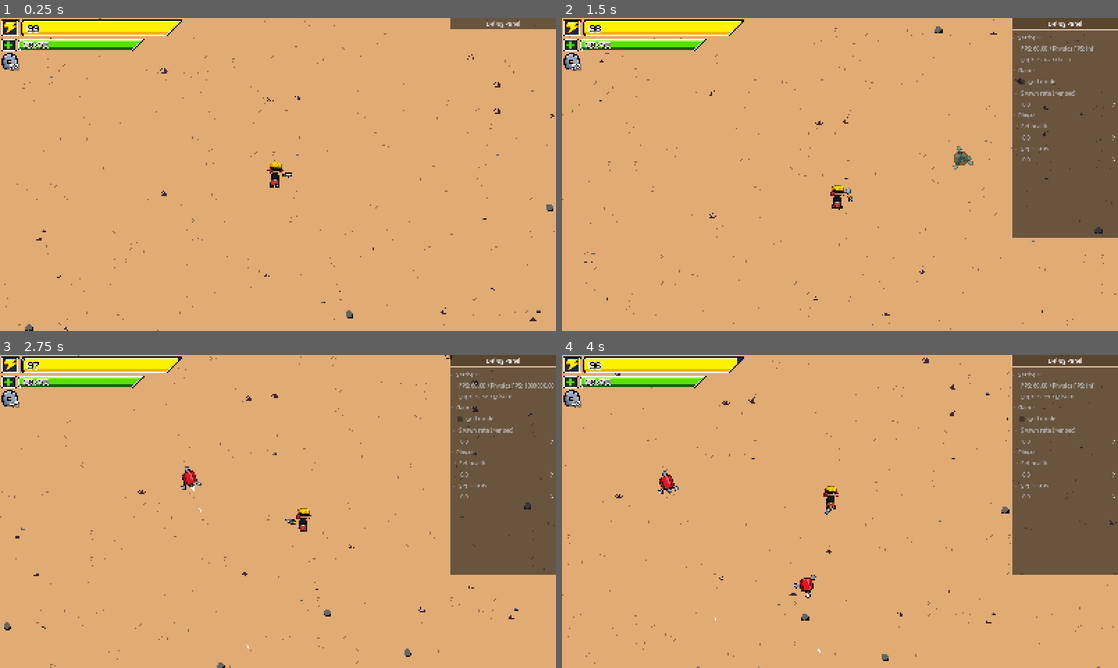
Above: before the commit, frames 1-4 (two rows, left to right).
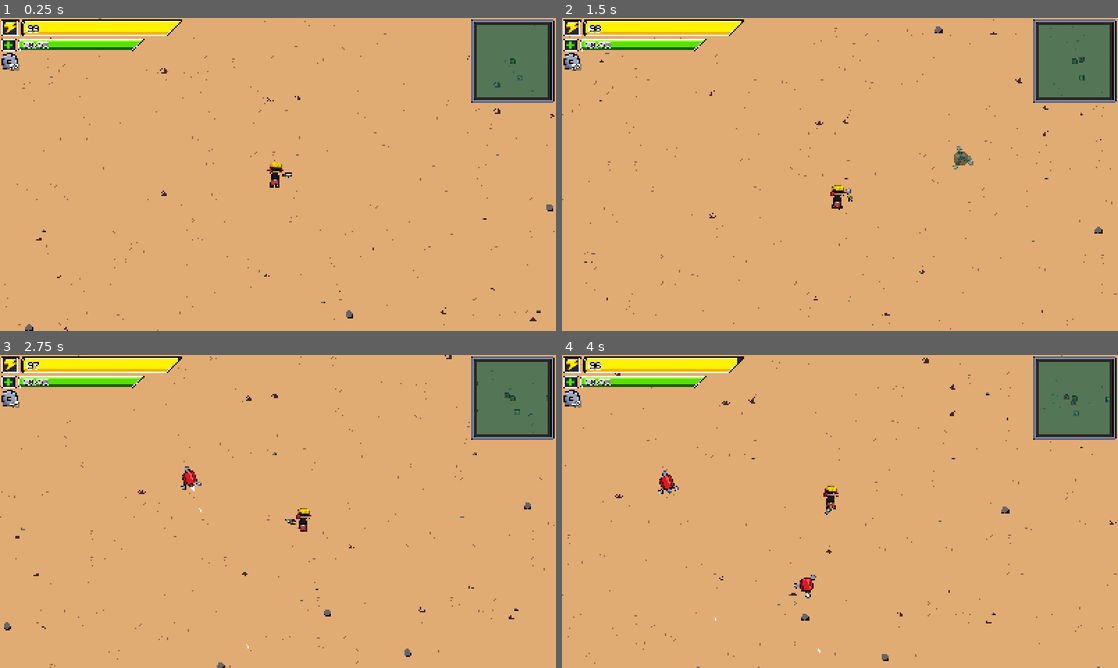
Above: after the commit, the same moments.

Repository: Crash-Out-Engine/NUS-Orbital-2025
Game: Godot game, scene res://scenes/game.tscn
The game is run twice, just before and just after one commit, with the same random seed, the same clock (stepped at 60 frames per second) and the same inputs.
Inputs (mouse positions are in pixels of both pictures, inside the frame that each line leads up to):
- Up to frame 1 (0.25 s): no input
- Up to frame 2 (1.5 s): click (1062, 24) at 0.5 s, where only the run before the commit has a clickable "Debug Panel"; move the mouse to (962, 158) at 1.27 s; hold D (right) from 1.28 s (still down); hold Shift (add turret) from 1.28 s (still down)
- Up to frame 3 (2.75 s): move the mouse to (166, 527) at 2.02 s; release D (right) at 2.03 s; release Shift (add turret) at 2.03 s; hold S (down) from 2.03 s (still down); right-click (166, 527) at 2.1 s
- Up to frame 4 (4 s): move the mouse to (895, 442) at 2.77 s; release S (down) at 2.78 s; hold D (right) 2.78-3.53 s; click (895, 442) at 2.85 s; move the mouse to (812, 574) at 3.52 s; hold W (up) from 3.53 s (still down); tap Shift (add turret) at 3.6 s

The runs differ from the first frame. In frame 1, 4.2% of the frame differs, in the area x 0-100%, y 0-28%; in frame 2, 13%; in frame 3, 13%; in frame 4, 13%, in the area x 0-100%, y 0-71%.

Commit message:
feat: implement map UI
- map now shows the player, nearby faults and player-built sentry guns
- fix fault animations

Diff:
--- a/scenes/game.tscn
+++ b/scenes/game.tscn
@@ -8,17 +8,19 @@
 [ext_resource type="Script" uid="uid://bcocptbr3821k" path="res://scripts/game_scene/ui/pause_menu.gd" id="5_p57ef"]
 [ext_resource type="Script" uid="uid://brohp3alww54k" path="res://scripts/game_scene/ui/ui.gd" id="5_u5sy4"]
 [ext_resource type="Texture2D" uid="uid://b2lu3murg2aic" path="res://assets/sprites/ui_spritesheet_v2.png" id="6_1kice"]
-[ext_resource type="Script" uid="uid://ysb1rej05rno" path="res://scripts/game_scene/ui/hud.gd" id="6_rysoc"]
+[ext_resource type="Script" uid="uid://ysb1rej05rno" path="res://scripts/game_scene/ui/hud_bars.gd" id="6_rysoc"]
 [ext_resource type="Script" uid="uid://cyt60aunvq71y" path="res://scripts/game_scene/ui/inventory.gd" id="8_kvpfn"]
 [ext_resource type="FontFile" uid="uid://cj53anigafm5t" path="res://assets/fonts/VCR_OSD_MONO_1.001.ttf" id="9_kvuet"]
 [ext_resource type="Script" uid="uid://6avt386x6skk" path="res://scripts/game_scene/chunk_tile_map.gd" id="9_vtaks"]
+[ext_resource type="Script" uid="uid://kvm0revtye6k" path="res://scripts/game_scene/ui/hud_map.gd" id="10_5newe"]
 [ext_resource type="Script" uid="uid://dlfl58jvcogf5" path="res://scripts/game_scene/chunk_debug.gd" id="10_vtaks"]
+[ext_resource type="Texture2D" uid="uid://mk53qh8h10ke" path="res://assets/sprites/map_icons_spritesheet.png" id="11_37s47"]
 [ext_resource type="AudioStream" uid="uid://d0bs4frau5lf8" path="res://assets/audio/sound_effects/pause_sound.wav" id="11_ca42v"]
 [ext_resource type="Theme" uid="uid://c8t8fqq1p8n4l" path="res://resources/custom_ui.tres" id="12_ssvqc"]
 [ext_resource type="Theme" uid="uid://d0hhc2538lbdn" path="res://resources/debug_ui.tres" id="14_264po"]
 [ext_resource type="Script" uid="uid://b5ihjg2jg7kkh" path="res://scripts/game_scene/ui/debug/debug_panel.gd" id="15_264po"]
 [ext_resource type="AudioStream" uid="uid://c3lyo02lbnyxw" path="res://assets/audio/songs/8_bit_mimic.wav" id="15_ir15t"]
-[ext_resource type="Script" path="res://scripts/game_scene/ui/debug/tree.gd" id="16_1kice"]
+[ext_resource type="Script" uid="uid://cse3mqdmlr8dq" path="res://scripts/game_scene/ui/debug/tree.gd" id="16_1kice"]
 [ext_resource type="Texture2D" uid="uid://ccfwh73q4xx04" path="res://assets/tilesheets/tilemap.png" id="16_264po"]
 
 [sub_resource type="Environment" id="Environment_yqjtg"]
@@ -100,6 +102,16 @@
 shadow_size = 4
 shadow_color = Color(0, 0, 0, 0.74902)
 shadow_offset = Vector2(2, 2)
+
+[sub_resource type="StyleBoxTexture" id="StyleBoxTexture_wljb1"]
+
+[sub_resource type="StyleBoxTexture" id="StyleBoxTexture_1kice"]
+texture = ExtResource("6_1kice")
+texture_margin_left = 32.0
+texture_margin_top = 32.0
+texture_margin_right = 32.0
+texture_margin_bottom = 32.0
+region_rect = Rect2(1798, 4, 106, 106)
 
 [sub_resource type="TileSetAtlasSource" id="TileSetAtlasSource_kvpfn"]
 texture = ExtResource("16_264po")
@@ -196,7 +208,7 @@
 process_mode = 3
 script = ExtResource("5_u5sy4")
 
-[node name="HUD" type="Control" parent="UI" node_paths=PackedStringArray("player", "game")]
+[node name="HUDBars" type="Control" parent="UI" node_paths=PackedStringArray("player", "game")]
 process_mode = 1
 custom_minimum_size = Vector2(1152, 648)
 layout_mode = 3
@@ -207,29 +219,29 @@
 player = NodePath("../../EntityContainer/Player")
 game = NodePath("../..")
 
-[node name="VBoxContainer" type="VBoxContainer" parent="UI/HUD"]
+[node name="VBoxContainer" type="VBoxContainer" parent="UI/HUDBars"]
 layout_mode = 0
 offset_left = 4.0
 offset_top = 4.0
 offset_right = 44.0
 offset_bottom = 44.0
 
-[node name="PowerBar" type="HBoxContainer" parent="UI/HUD/VBoxContainer"]
+[node name="PowerBar" type="HBoxContainer" parent="UI/HUDBars/VBoxContainer"]
 layout_mode = 2
 size_flags_horizontal = 0
 
-[node name="Icon" type="TextureRect" parent="UI/HUD/VBoxContainer/PowerBar"]
+[node name="Icon" type="TextureRect" parent="UI/HUDBars/VBoxContainer/PowerBar"]
 layout_mode = 2
 texture = SubResource("AtlasTexture_1kice")
 
-[node name="TextureProgressBar" type="TextureProgressBar" parent="UI/HUD/VBoxContainer/PowerBar"]
+[node name="TextureProgressBar" type="TextureProgressBar" parent="UI/HUDBars/VBoxContainer/PowerBar"]
 layout_mode = 2
 value = 100.0
 texture_under = SubResource("AtlasTexture_37s47")
 texture_over = SubResource("AtlasTexture_bt5mj")
 texture_progress = SubResource("AtlasTexture_e1j6l")
 
-[node name="MarginContainer" type="MarginContainer" parent="UI/HUD/VBoxContainer/PowerBar/TextureProgressBar"]
+[node name="MarginContainer" type="MarginContainer" parent="UI/HUDBars/VBoxContainer/PowerBar/TextureProgressBar"]
 layout_mode = 1
 anchors_preset = 15
 anchor_right = 1.0
@@ -239,118 +251,118 @@
 theme_override_constants/margin_left = 16
 theme_override_constants/margin_right = 56
 
-[node name="Label" type="Label" parent="UI/HUD/VBoxContainer/PowerBar/TextureProgressBar/MarginContainer"]
+[node name="Label" type="Label" parent="UI/HUDBars/VBoxContainer/PowerBar/TextureProgressBar/MarginContainer"]
 layout_mode = 2
 text = "100"
 label_settings = SubResource("LabelSettings_5newe")
 vertical_alignment = 1
 
-[node name="1Bar" type="Control" parent="UI/HUD/VBoxContainer/PowerBar"]
+[node name="1Bar" type="Control" parent="UI/HUDBars/VBoxContainer/PowerBar"]
 custom_minimum_size = Vector2(81, 0)
 layout_mode = 2
 
-[node name="On" type="TextureRect" parent="UI/HUD/VBoxContainer/PowerBar/1Bar"]
+[node name="On" type="TextureRect" parent="UI/HUDBars/VBoxContainer/PowerBar/1Bar"]
 layout_mode = 0
 offset_left = -36.0
 offset_right = 81.0
 offset_bottom = 50.0
 texture = SubResource("AtlasTexture_5newe")
 
-[node name="Off" type="TextureRect" parent="UI/HUD/VBoxContainer/PowerBar/1Bar"]
+[node name="Off" type="TextureRect" parent="UI/HUDBars/VBoxContainer/PowerBar/1Bar"]
 layout_mode = 0
 offset_left = -36.0
 offset_right = 82.0
 offset_bottom = 50.0
 texture = SubResource("AtlasTexture_pl11u")
 
-[node name="2Bar" type="Control" parent="UI/HUD/VBoxContainer/PowerBar"]
+[node name="2Bar" type="Control" parent="UI/HUDBars/VBoxContainer/PowerBar"]
 custom_minimum_size = Vector2(81, 0)
 layout_mode = 2
 
-[node name="On" type="TextureRect" parent="UI/HUD/VBoxContainer/PowerBar/2Bar"]
+[node name="On" type="TextureRect" parent="UI/HUDBars/VBoxContainer/PowerBar/2Bar"]
 layout_mode = 0
 offset_left = -36.0
 offset_right = 81.0
 offset_bottom = 50.0
 texture = SubResource("AtlasTexture_5newe")
 
-[node name="Off" type="TextureRect" parent="UI/HUD/VBoxContainer/PowerBar/2Bar"]
+[node name="Off" type="TextureRect" parent="UI/HUDBars/VBoxContainer/PowerBar/2Bar"]
 layout_mode = 0
 offset_left = -36.0
 offset_right = 82.0
 offset_bottom = 50.0
 texture = SubResource("AtlasTexture_pl11u")
 
-[node name="4Bar" type="Control" parent="UI/HUD/VBoxContainer/PowerBar"]
+[node name="4Bar" type="Control" parent="UI/HUDBars/VBoxContainer/PowerBar"]
 custom_minimum_size = Vector2(81, 0)
 layout_mode = 2
 
-[node name="On" type="TextureRect" parent="UI/HUD/VBoxContainer/PowerBar/4Bar"]
+[node name="On" type="TextureRect" parent="UI/HUDBars/VBoxContainer/PowerBar/4Bar"]
 layout_mode = 0
 offset_left = -36.0
 offset_right = 81.0
 offset_bottom = 50.0
 texture = SubResource("AtlasTexture_5newe")
 
-[node name="Off" type="TextureRect" parent="UI/HUD/VBoxContainer/PowerBar/4Bar"]
+[node name="Off" type="TextureRect" parent="UI/HUDBars/VBoxContainer/PowerBar/4Bar"]
 layout_mode = 0
 offset_left = -36.0
 offset_right = 82.0
 offset_bottom = 50.0
 texture = SubResource("AtlasTexture_pl11u")
 
-[node name="8Bar" type="Control" parent="UI/HUD/VBoxContainer/PowerBar"]
+[node name="8Bar" type="Control" parent="UI/HUDBars/VBoxContainer/PowerBar"]
 custom_minimum_size = Vector2(81, 0)
 layout_mode = 2
 
-[node name="On" type="TextureRect" parent="UI/HUD/VBoxContainer/PowerBar/8Bar"]
+[node name="On" type="TextureRect" parent="UI/HUDBars/VBoxContainer/PowerBar/8Bar"]
 layout_mode = 0
 offset_left = -36.0
 offset_right = 81.0
 offset_bottom = 50.0
 texture = SubResource("AtlasTexture_5newe")
 
-[node name="Off" type="TextureRect" parent="UI/HUD/VBoxContainer/PowerBar/8Bar"]
+[node name="Off" type="TextureRect" parent="UI/HUDBars/VBoxContainer/PowerBar/8Bar"]
 layout_mode = 0
 offset_left = -36.0
 offset_right = 82.0
 offset_bottom = 50.0
 texture = SubResource("AtlasTexture_pl11u")
 
-[node name="16Bar" type="Control" parent="UI/HUD/VBoxContainer/PowerBar"]
+[node name="16Bar" type="Control" parent="UI/HUDBars/VBoxContainer/PowerBar"]
 custom_minimum_size = Vector2(81, 0)
 layout_mode = 2
 
-[node name="On" type="TextureRect" parent="UI/HUD/VBoxContainer/PowerBar/16Bar"]
+[node name="On" type="TextureRect" parent="UI/HUDBars/VBoxContainer/PowerBar/16Bar"]
 layout_mode = 0
 offset_left = -36.0
 offset_right = 81.0
 offset_bottom = 50.0
 texture = SubResource("AtlasTexture_5newe")
 
-[node name="Off" type="TextureRect" parent="UI/HUD/VBoxContainer/PowerBar/16Bar"]
+[node name="Off" type="TextureRect" parent="UI/HUDBars/VBoxContainer/PowerBar/16Bar"]
 layout_mode = 0
 offset_left = -36.0
 offset_right = 82.0
 offset_bottom = 50.0
 texture = SubResource("AtlasTexture_pl11u")
 
-[node name="HealthBar" type="HBoxContainer" parent="UI/HUD/VBoxContainer"]
+[node name="HealthBar" type="HBoxContainer" parent="UI/HUDBars/VBoxContainer"]
 layout_mode = 2
 size_flags_horizontal = 0
 
-[node name="Icon" type="TextureRect" parent="UI/HUD/VBoxContainer/HealthBar"]
+[node name="Icon" type="TextureRect" parent="UI/HUDBars/VBoxContainer/HealthBar"]
 layout_mode = 2
 texture = SubResource("AtlasTexture_bhx41")
 
-[node name="TextureProgressBar" type="TextureProgressBar" parent="UI/HUD/VBoxContainer/HealthBar"]
+[node name="TextureProgressBar" type="TextureProgressBar" parent="UI/HUDBars/VBoxContainer/HealthBar"]
 layout_mode = 2
 value = 100.0
 texture_under = SubResource("AtlasTexture_qnb83")
 texture_over = SubResource("AtlasTexture_sww3w")
 texture_progress = SubResource("AtlasTexture_suyxu")
 
-[node name="MarginContainer" type="MarginContainer" parent="UI/HUD/VBoxContainer/HealthBar/TextureProgressBar"]
+[node name="MarginContainer" type="MarginContainer" parent="UI/HUDBars/VBoxContainer/HealthBar/TextureProgressBar"]
 layout_mode = 1
 anchors_preset = 15
 anchor_right = 1.0
@@ -360,22 +372,22 @@
 theme_override_constants/margin_left = 16
 theme_override_constants/margin_right = 56
 
-[node name="Label" type="Label" parent="UI/HUD/VBoxContainer/HealthBar/TextureProgressBar/MarginContainer"]
+[node name="Label" type="Label" parent="UI/HUDBars/VBoxContainer/HealthBar/TextureProgressBar/MarginContainer"]
 layout_mode = 2
 text = "50/50"
 label_settings = SubResource("LabelSettings_37s47")
 vertical_alignment = 1
 
-[node name="ScrapCounter" type="MarginContainer" parent="UI/HUD/VBoxContainer"]
+[node name="ScrapCounter" type="MarginContainer" parent="UI/HUDBars/VBoxContainer"]
 custom_minimum_size = Vector2(48, 48)
 layout_mode = 2
 size_flags_horizontal = 0
 
-[node name="Icon" type="TextureRect" parent="UI/HUD/VBoxContainer/ScrapCounter"]
+[node name="Icon" type="TextureRect" parent="UI/HUDBars/VBoxContainer/ScrapCounter"]
 layout_mode = 2
 texture = SubResource("AtlasTexture_rysoc")
 
-[node name="Label" type="Label" parent="UI/HUD/VBoxContainer/ScrapCounter/Icon"]
+[node name="Label" type="Label" parent="UI/HUDBars/VBoxContainer/ScrapCounter/Icon"]
 layout_mode = 1
 anchors_preset = 3
 anchor_left = 1.0
@@ -392,6 +404,40 @@
 horizontal_alignment = 2
 vertical_alignment = 2
 
+[node name="HUDMap" type="Control" parent="UI" node_paths=PackedStringArray("player", "icon_template", "map")]
+layout_mode = 3
+anchors_preset = 1
+anchor_left = 1.0
+anchor_right = 1.0
+grow_horizontal = 0
+script = ExtResource("10_5newe")
+player = NodePath("../../EntityContainer/Player")
+icon_template = NodePath("Icon")
+map = NodePath("Map")
+
+[node name="Icon" type="Sprite2D" parent="UI/HUDMap"]
+visible = false
+texture = ExtResource("11_37s47")
+hframes = 3
+region_rect = Rect2(1, 1, 24, 24)
+
+[node name="Map" type="Panel" parent="UI/HUDMap"]
+layout_mode = 0
+offset_left = -234.0
+offset_top = 14.0
+offset_right = -14.0
+offset_bottom = 234.0
+theme_override_styles/panel = SubResource("StyleBoxTexture_wljb1")
+
+[node name="MapOverlay" type="Panel" parent="UI/HUDMap"]
+z_index = 10
+layout_mode = 0
+offset_left = -244.0
+offset_top = 4.0
+offset_right = -4.0
+offset_bottom = 244.0
+theme_override_styles/panel = SubResource("StyleBoxTexture_1kice")
+
 [node name="PauseMenu" type="Control" parent="UI"]
 process_mode = 2
 layout_mode = 3
@@ -517,6 +563,7 @@
 vertical_alignment = 1
 
 [node name="DebugPanel" type="Control" parent="UI"]
+visible = false
 layout_mode = 3
 anchors_preset = 1
 anchor_left = 1.0
@@ -577,7 +624,9 @@
 bus = &"Music"
 
 [connection signal="child_entered_tree" from="EntityContainer" to="." method="_on_entities_child_entered_tree"]
+[connection signal="child_entered_tree" from="EntityContainer" to="UI/HUDMap" method="_on_entity_container_child_entered_tree"]
 [connection signal="child_exiting_tree" from="EntityContainer" to="." method="_on_entities_child_exiting_tree"]
+[connection signal="child_exiting_tree" from="EntityContainer" to="UI/HUDMap" method="_on_entity_container_child_exiting_tree"]
 [connection signal="timeout" from="EnemySpawner/SpawnTimer" to="." method="_on_timer_timeout"]
 [connection signal="timeout" from="EnemySpawner/SpawnTimer" to="EnemySpawner" method="_on_spawn_timer_timeout"]
 [connection signal="pressed" from="UI/PauseMenu/PanelContainer/VBoxContainer/Resume" to="UI/PauseMenu" method="_on_resume_pressed"]
--- a/scripts/fault_scene/fault.gd
+++ b/scripts/fault_scene/fault.gd
@@ -44,6 +44,7 @@
 		[State.REBOOTING, State.SABOTAGED]:
 			reboot_timer.stop()
 			hitbox.team = Enums.Team.SABOTAGED_FAULT
+			build_prop.reset()
 
 		[State.REBOOTING, State.FIXED]:
 			hitbox.team = Enums.Team.NONE
--- a/scripts/fault_scene/visuals.gd
+++ b/scripts/fault_scene/visuals.gd
@@ -64,4 +64,5 @@
 func update_repair_progress(progress: float):
 	repair_bar.value = progress * 100
 	if repair_bar.value > 0:
+		repair_bar.scale = Vector2i(1, 1)
 		repair_bar.visible = true
--- a/scripts/game_scene/game.gd
+++ b/scripts/game_scene/game.gd
@@ -28,3 +28,6 @@
 
 func add_misc(misc: Node2D) -> void:
 	$MiscContainer.add_child(misc)
+
+func remove_misc(misc: Node2D) -> void:
+	misc.queue_free()
--- a/scripts/game_scene/object_spawner.gd
+++ b/scripts/game_scene/object_spawner.gd
@@ -6,7 +6,7 @@
 @export var curve: Curve
 @export var entity_container: Node
 
-var chunk_radius := 3
+var chunk_radius := 4
 var chunk_size := Vector2i(8.0, 8.0)
 var grid_size := Vector2i(32.0, 32.0)
 var _loaded_chunks: Array[Vector2i] = []
@@ -70,11 +70,9 @@
 	var min_point = at_chunk * chunk_size * grid_size
 	var max_point = (at_chunk * chunk_size + chunk_size) * grid_size
 	var to_remove = entity_container.get_children().filter(func(obj): return obj is Fault).filter(func(fault): return fault_check(fault, min_point, max_point))
-	print("min:" + str(min_point))
-	print("max:" + str(max_point))
 	for fault in to_remove:
 		print("fault:" + str(fault.global_position))
-		fault.queue_free()
+		get_parent().remove_misc(fault)
 	_loaded_chunks.erase(at_chunk)
 
 func fault_check(fault: Fault, min_point: Vector2, max_point: Vector2) -> bool:
--- a/scripts/game_scene/ui/debug/debug_panel.gd
+++ b/scripts/game_scene/ui/debug/debug_panel.gd
@@ -45,5 +45,5 @@
 					$/root/Game/EntityContainer/Player.scrap = item.get_range(0)
 
 
-func _on_tree_button_clicked(item: TreeItem, column: int, id: int, mouse_button_index: int) -> void:
+func _on_tree_button_clicked(_item: TreeItem, _column: int, _id: int, _mouse_button_index: int) -> void:
 	pass # Replace with function body.
--- /dev/null
+++ b/scripts/game_scene/ui/hud_map.gd
@@ -0,0 +1,62 @@
+extends Control
+
+const MAP_SCALE = Vector2(8.0, 8.0)
+
+@export var player : Player
+@export var icon_template : Sprite2D
+@export var map : Panel
+
+var _center : Vector2
+var _map_size: Vector2
+var _icons : Array[Sprite2D] = []
+var _buildings: Array[Node2D] = []
+
+func _ready() -> void:
+	_map_size = map.size
+	_center = _map_size / Vector2(2, 2)
+	var player_icon = icon_template.duplicate() as Sprite2D
+	player_icon.frame = 0
+	player_icon.position = _center
+	player_icon.z_index = 1
+	player_icon.visible = true
+	map.add_child(player_icon)
+	_buildings.append(player)
+	_icons.append(player_icon)
+
+func _process(_delta: float) -> void:
+	for icon in map.get_children():
+		icon.position = to_map_coord(find_reference(icon).global_position)
+		icon.visible = within_map(icon.position)
+
+func get_building_type(node: Node) -> int: #HACK: Objects in the map should be collected in a group
+	if node is Player:
+		return 0
+	if node is Fault:
+		return 1
+	if node is Turret:
+		return 2
+	return -1
+
+func to_map_coord(pos: Vector2) -> Vector2:
+	return (pos - player.global_position) / MAP_SCALE + _center
+
+func find_reference(icon: Sprite2D) -> Node2D:
+	return _buildings[_icons.find(icon)]
+
+func within_map(pos: Vector2) -> bool:
+	return pos.x >= 0 and pos.x <= _map_size.x and pos.y >= 0 and pos.y <= _map_size.y
+
+func _on_entity_container_child_entered_tree(node: Node) -> void:
+	var i = get_building_type(node)
+	if i >= 0:
+		_buildings.append(node)
+		var icon = icon_template.duplicate() as Sprite2D
+		icon.frame = i
+		map.add_child(icon)
+		_icons.append(icon)
+
+func _on_entity_container_child_exiting_tree(node: Node) -> void:
+	var i = _buildings.find(node)
+	if i >= 0:
+		_icons.remove_at(i)
+		_buildings.remove_at(i)
--- a/scripts/properties/build_prop.gd
+++ b/scripts/properties/build_prop.gd
@@ -3,12 +3,12 @@
 
 signal just_changed(new_value: float)
 
-@export var repair_progress: float = 0.0;
+@export var build_progress: float = 0.0;
 
 var _prev_value: float
 
 func _ready() -> void:
-	value = repair_progress
+	value = build_progress
 	_prev_value = value
 
 
@@ -19,5 +19,5 @@
 
 
 func reset() -> void:
-	value = 0
-	_prev_value = 0
+	value = 0.0
+	_prev_value = 0.0
Binary file added: assets/sprites/map_icons_spritesheet.png
Not shown, added: assets/sprites/map_icons_spritesheet.png.import
Binary file changed: assets/sprites/ui_spritesheet_v2.png
Not shown: 1 places in scenes/enemy.tscn that only renumber resources
Not shown: 1 places in scenes/fault.tscn that only renumber resources
Not shown: 1 places in scenes/game.tscn that only renumber resources
Not shown: 1 places in scenes/player.tscn that only renumber resources
Not shown: 1 places in scenes/turret.tscn that only renumber resources
Renamed: scripts/game_scene/ui/hud.gd -> scripts/game_scene/ui/hud_bars.gd
Renamed: scripts/game_scene/ui/hud.gd.uid -> scripts/game_scene/ui/hud_bars.gd.uid
Not shown, added: scripts/game_scene/ui/hud_map.gd.uid
